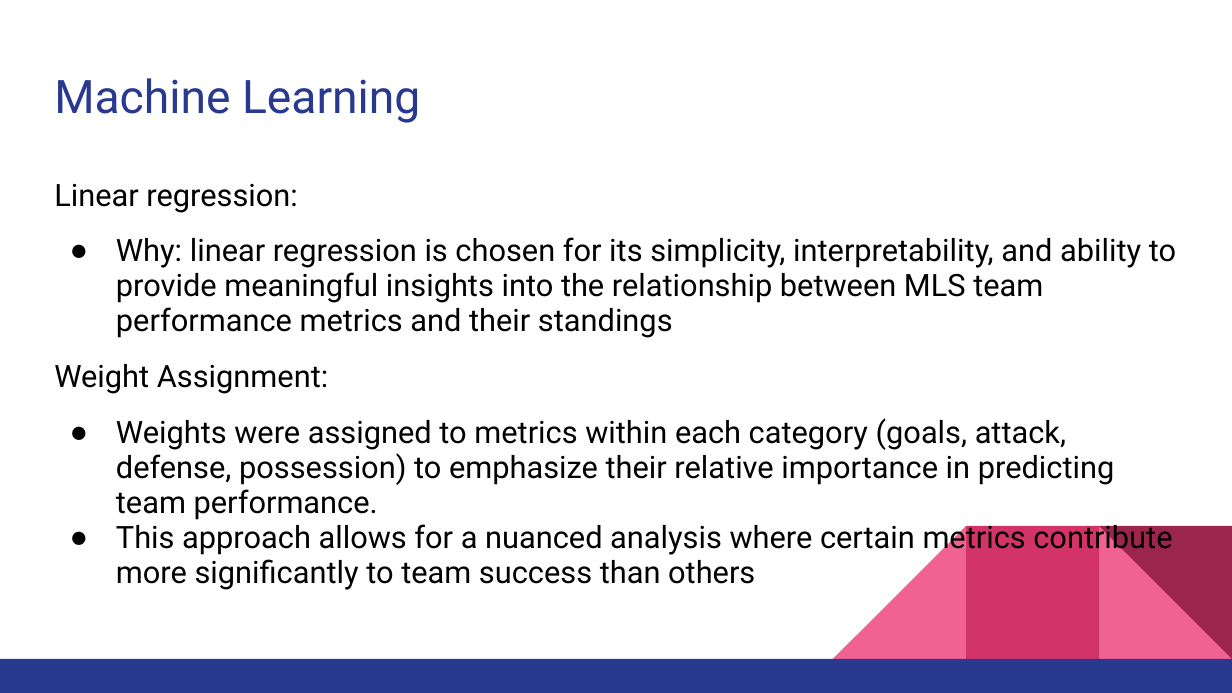
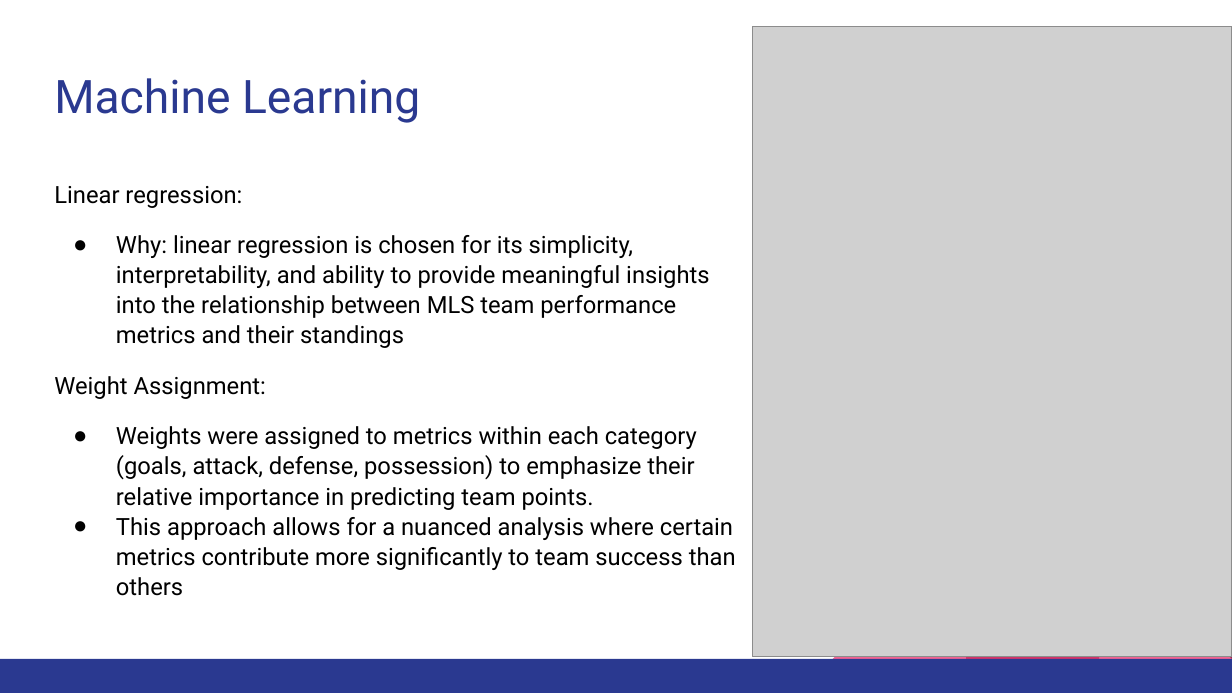
Before and after one commit to Tobin786/Major-league-Soccer-Analytics, a slide deck: slide 14 of MLS.pptx (slide 13 before the commit). Drawn at 1232x693 pixels with LibreOffice and Linux fonts; fonts in the diff are those of the drawing; grey boxes stand for pictures. Boxes give left, top, right and bottom in pixels: in the first picture for what was removed or moved away, otherwise in the second. Text is boxed around its words. In the diff, an @@ line names an element or a change of style, - is before the commit and + after.

```diff
--- a/MLS.pptx
+++ b/MLS.pptx
@@ picture added at [753,26,1232,657] @@
@@ text at [54,186,736,596]: size 18 to 13.9 pt in "Linear regression:", "Why: linear regression is chosen for its ...", "Weight Assignment:", "This approach allows for a nuanced analysis ..."; line spacing 0.95 to 1.05; indent changed @@
@@ text at [116,426,697,510]: text changed; size 18 to 13.9 pt @@
-● Weights were assigned to metrics within each category (goals, attack, defense, possession) to emphasize their relative importance in predicting team performance.
+● Weights were assigned to metrics within each category (goals, attack, defense, possession) to emphasize their relative importance in predicting team points.
```
Also in this commit, not shown: 5 other slides changed, 2 slides added, 1 other file.
